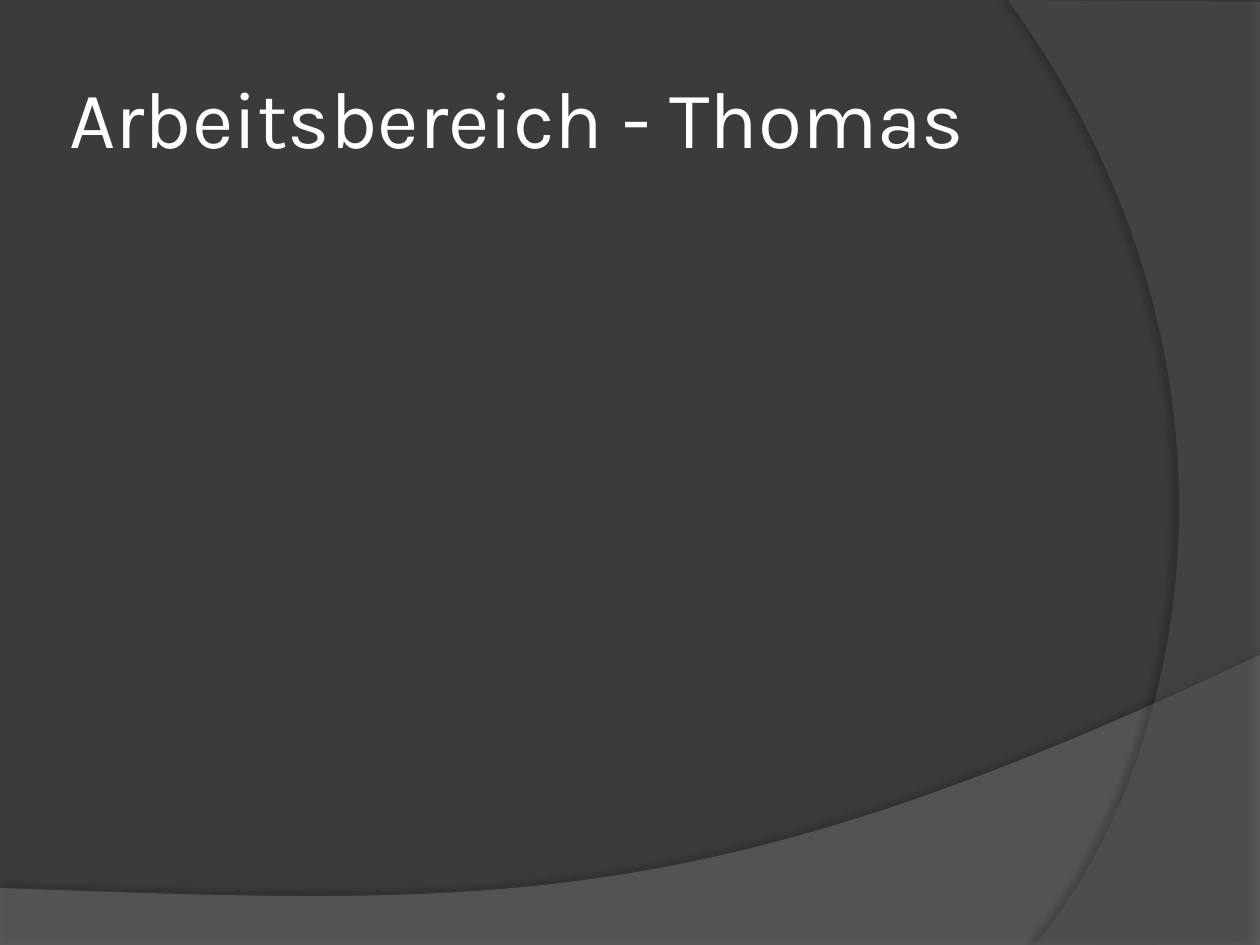
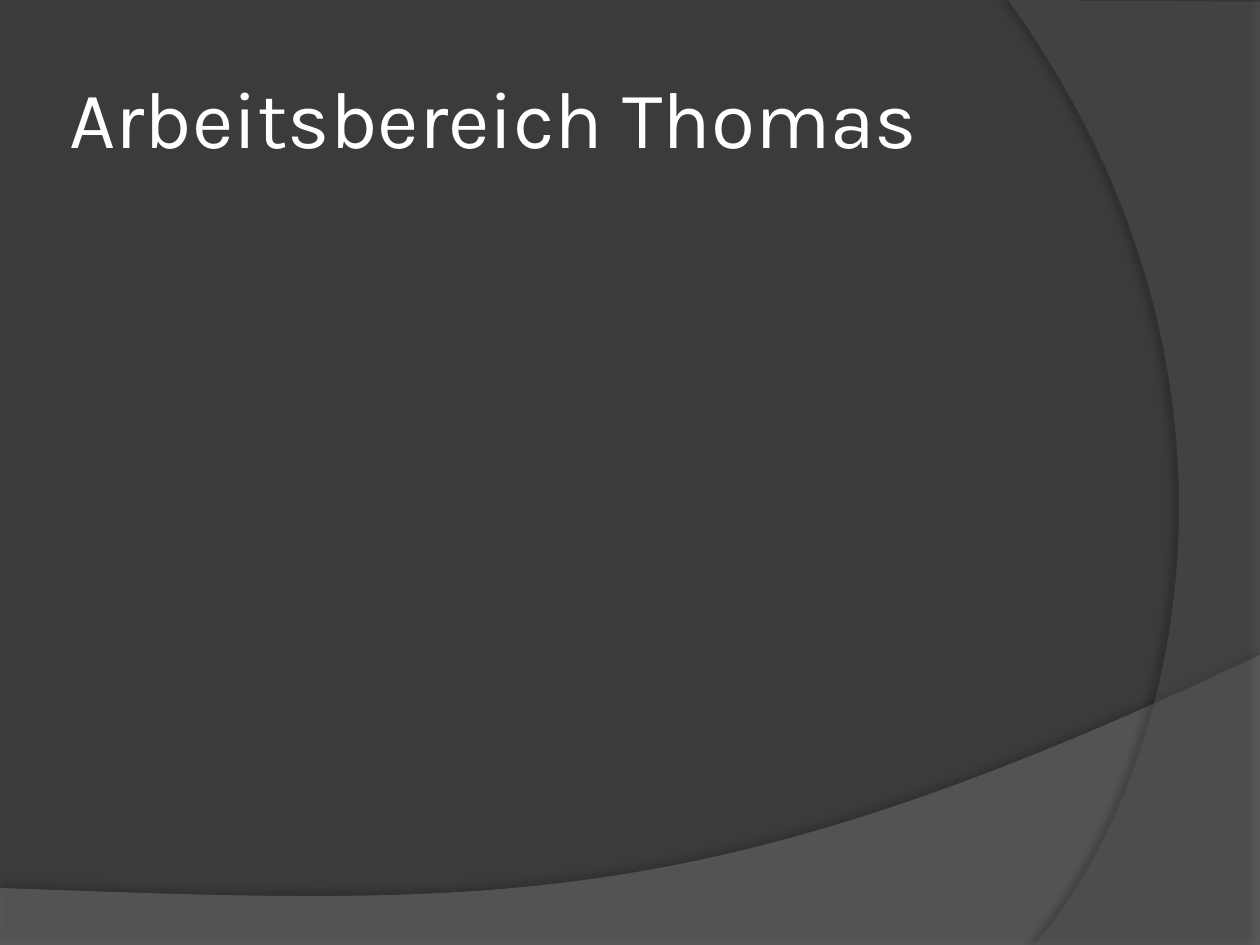
Before and after one commit to mbohlaender/pam, a slide deck: slide 13 of documentation/presentation.pptx (slide 6 before the commit). Drawn at 1260x945 pixels with LibreOffice and Linux fonts; fonts in the diff are those of the drawing. Boxes give left, top, right and bottom in pixels: in the first picture for what was removed or moved away, otherwise in the second. Text is boxed around its words. In the diff, an @@ line names an element or a change of style, - is before the commit and + after.

```diff
--- a/documentation/presentation.pptx
+++ b/documentation/presentation.pptx
@@ title at <box>69,92,918,149</box>: text changed @@
-Arbeitsbereich - Thomas
+Arbeitsbereich Thomas
```
Also in this commit, not shown: 8 other slides changed, 7 slides added, 15 other files.
